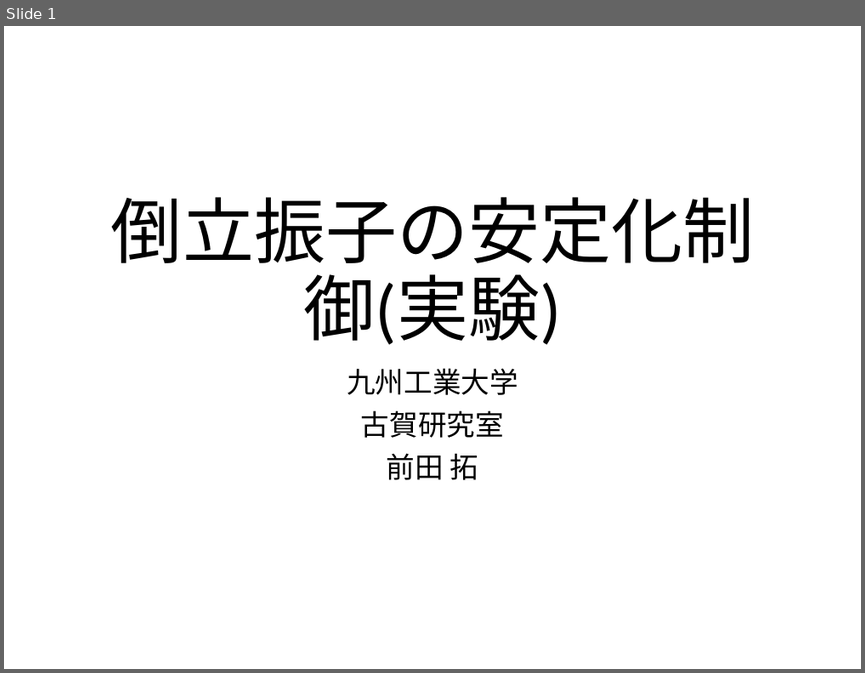
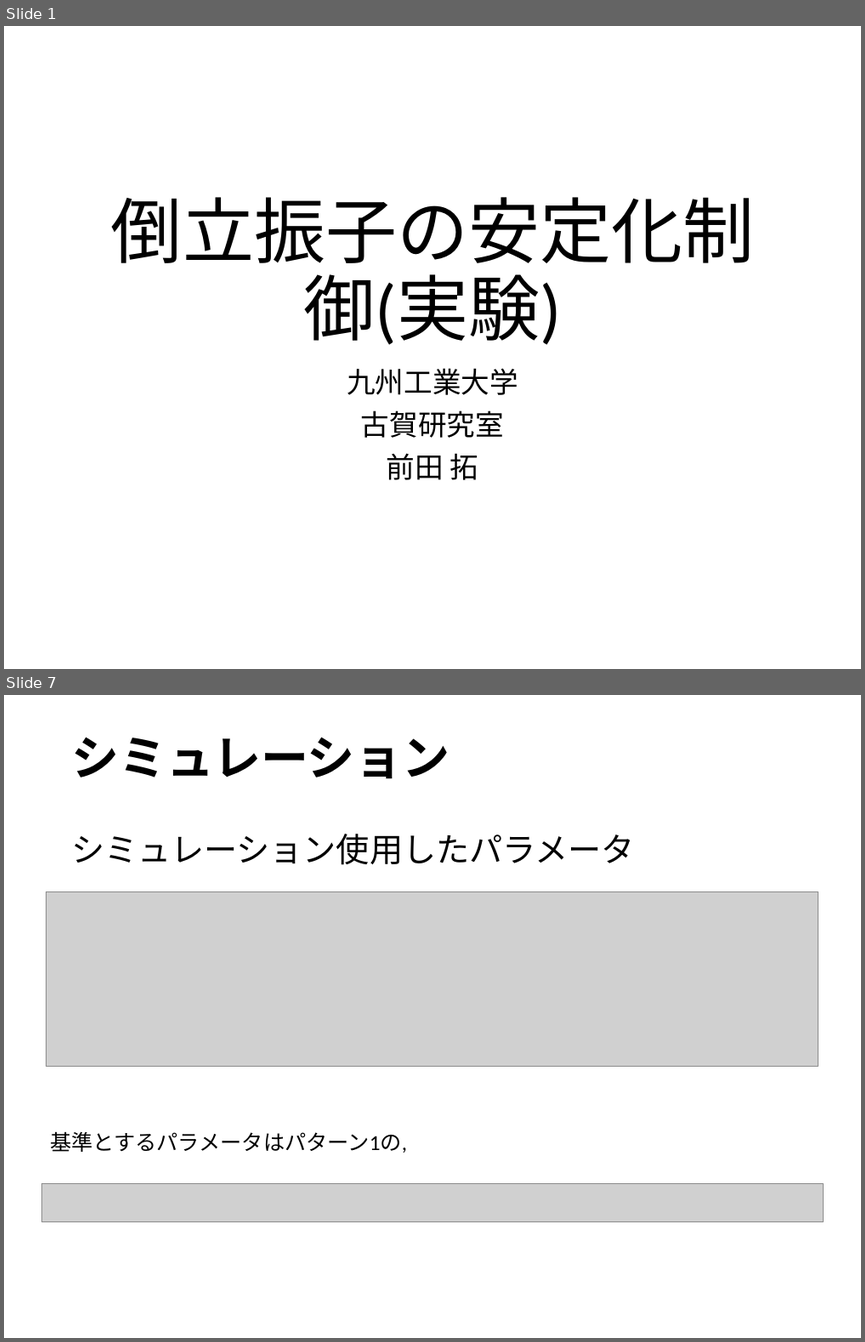
Before and after one commit to arabian9ts/Pendulum, a slide deck: presentation/pendulum_experiment.pptx. Shown one above the other, each under a label of ours: slide 1 before the commit, slides 1 and 7 after it; the slides between them are not shown. The pictures are 865x673 and 865x1342 pixels, drawn with LibreOffice and Linux fonts; fonts in the diff are those of the drawing; grey boxes stand for pictures. Boxes give left, top, right and bottom in pixels: in the first picture for what was removed or moved away, otherwise in the second. Text is boxed around its words. In the diff, an @@ line names an element or a change of style, - is before the commit and + after.

```diff
--- a/presentation/pendulum_experiment.pptx
+++ b/presentation/pendulum_experiment.pptx
@@ slide 7 added at (4,695,861,1338), background #FFFFFF @@
@@ title added at (71,737,449,779), 40 pt, text #000000, bold @@
+シミュレーション
@@ text added at (71,834,635,865), 28 pt, text #000000 @@
+シミュレーション使用したパラメータ
@@ picture added at (46,891,819,1065) @@
@@ text added at (51,1131,407,1152), 18 pt, text #000000 @@
+基準とするパラメータはパターン1の,
@@ picture added at (41,1184,823,1222) @@
```
Also in this commit, not shown: 2 slides changed, 6 other slides added, 5 slides removed.
